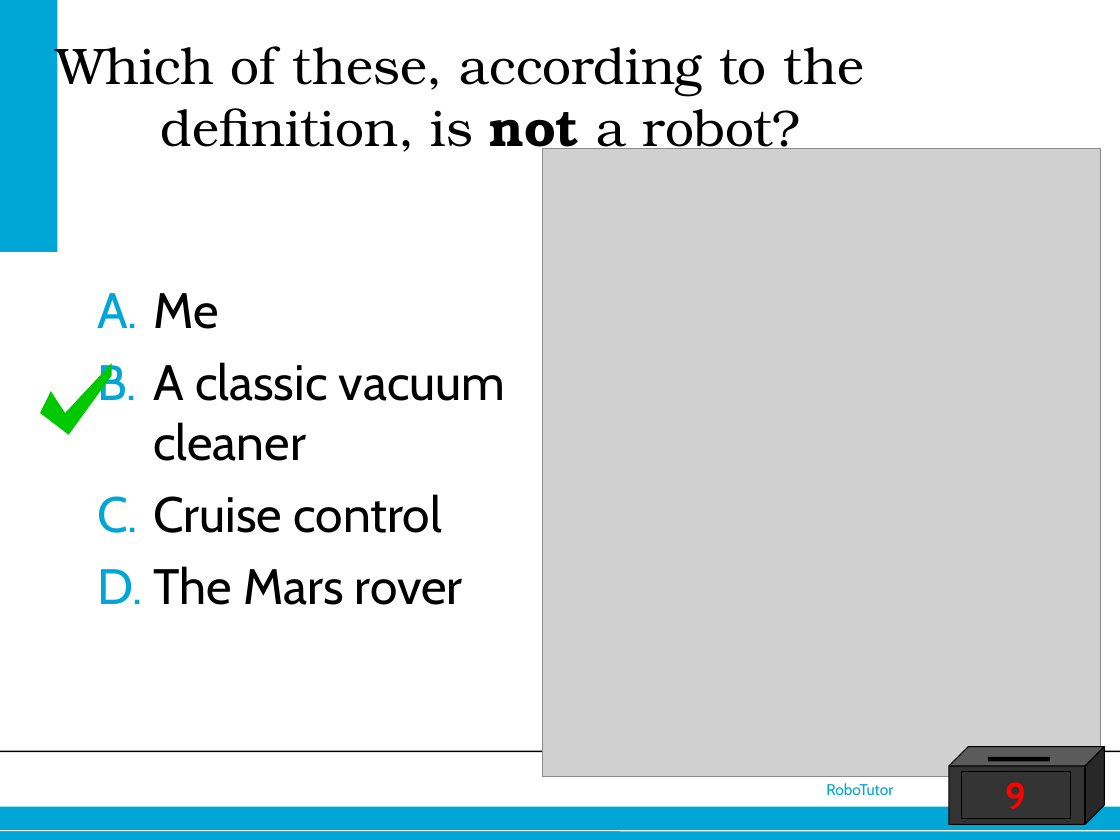
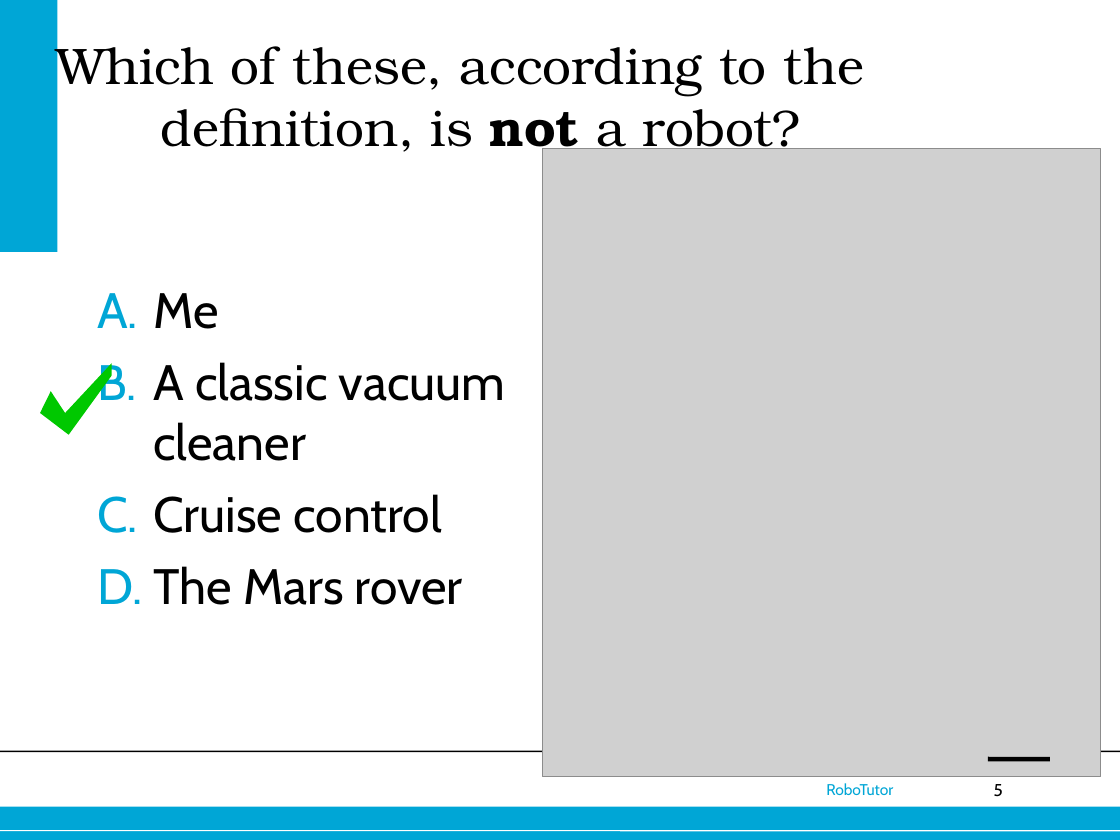
Before and after one commit to jettan/robotutor, a slide deck: slide 5 of Nao 2.0.ppt. Drawn at 1120x840 pixels with LibreOffice and Linux fonts; fonts in the diff are those of the drawing; grey boxes stand for pictures; background and template pictures are left out. Boxes give left, top, right and bottom in pixels: in the first picture for what was removed or moved away, otherwise in the second. Text is boxed around its words. In the diff, an @@ line names an element or a change of style, - is before the commit and + after.

Commit message:
Final presentation

```diff
--- a/Nao 2.0.ppt
+++ b/Nao 2.0.ppt
@@ cube removed at (949, 747, 1104, 824) @@
@@ rectangle removed at (961, 772, 1070, 819) @@
-9
```
Also in this commit, not shown: 2 other slides changed, 1 other file.
